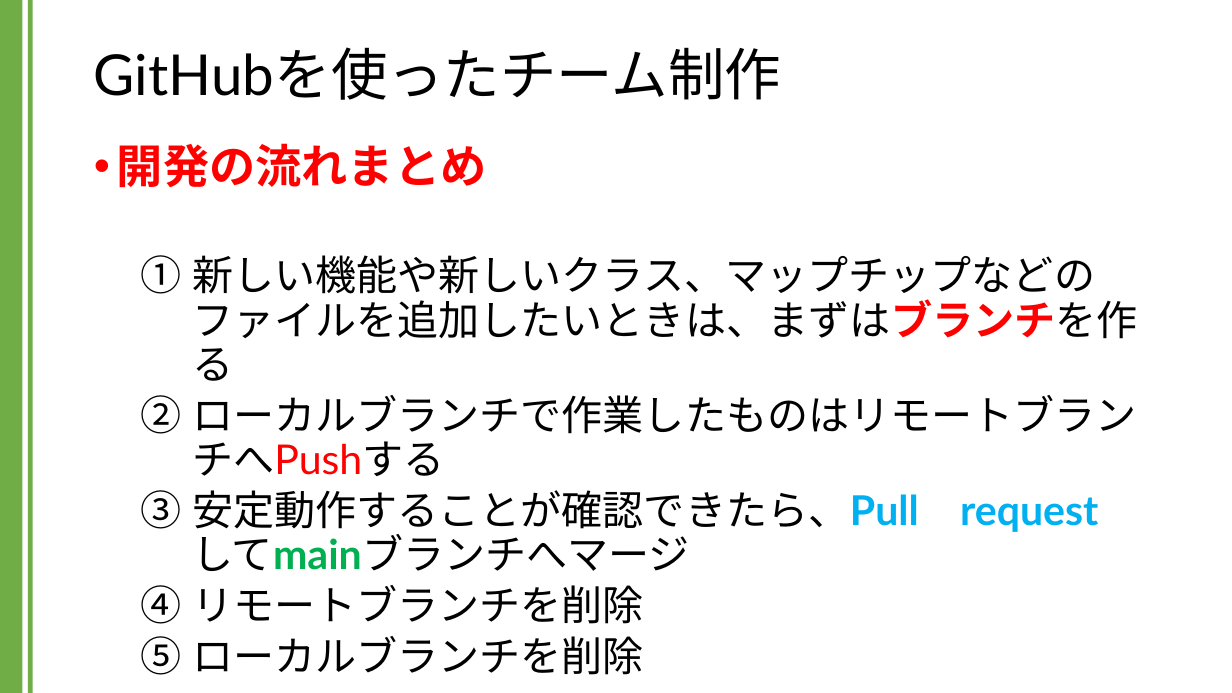
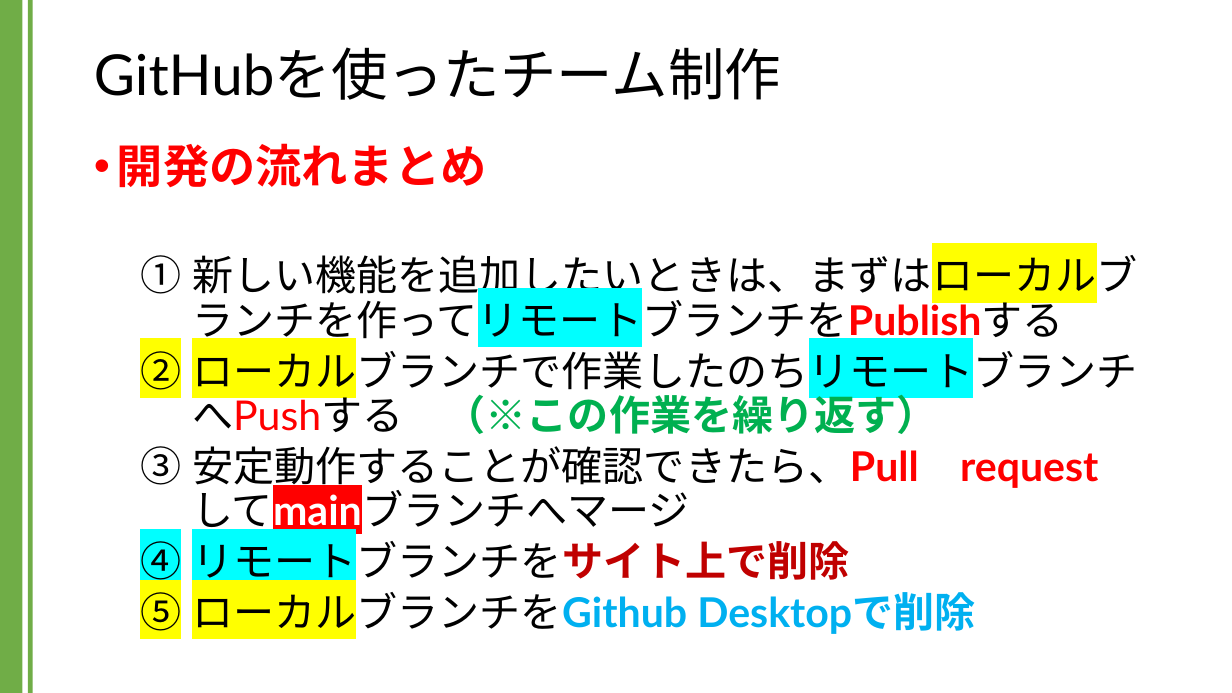
Before and after one commit to kic-murata/cpp2024, a slide deck: slide 53 of 授業資料/GitHubを用いたチーム制作.pptx. Drawn at 1232x693 pixels with LibreOffice and Linux fonts; fonts in the diff are those of the drawing. Boxes give left, top, right and bottom in pixels: in the first picture for what was removed or moved away, otherwise in the second. Text is boxed around its words. In the diff, an @@ line names an element or a change of style, - is before the commit and + after.

```diff
--- a/授業資料/GitHubを用いたチーム制作.pptx
+++ b/授業資料/GitHubを用いたチーム制作.pptx
@@ text at [192,248,1138,434]: text changed @@
-  1. 新しい機能や新しいクラス、マップチップなどのファイルを追加したいときは、まずはブランチを作る
-  2. ローカルブランチで作業したものはリモートブランチへPushする
+  1. 新しい機能を追加したいときは、まずはローカルブランチを作ってリモートブランチをPublishする
+  2. ローカルブランチで作業したのちリモートブランチへPushする （※この作業を繰り返す）
@@ text at [192,446,1098,536]: text colour #00B0F0 to #FF0000 in "安定動作することが確認できたら、Pull request"; text colour #00B050 to #FFFFFF, highlight none to #FF0000 in "してmainブランチへマージ" @@
@@ text at [192,534,975,638]: text changed; bold on @@
-  4. リモートブランチを削除
-  5. ローカルブランチを削除
+  4. リモートブランチをサイト上で削除
+  5. ローカルブランチをGithub Desktopで削除
```
Also in this commit, not shown: 1 other file.
